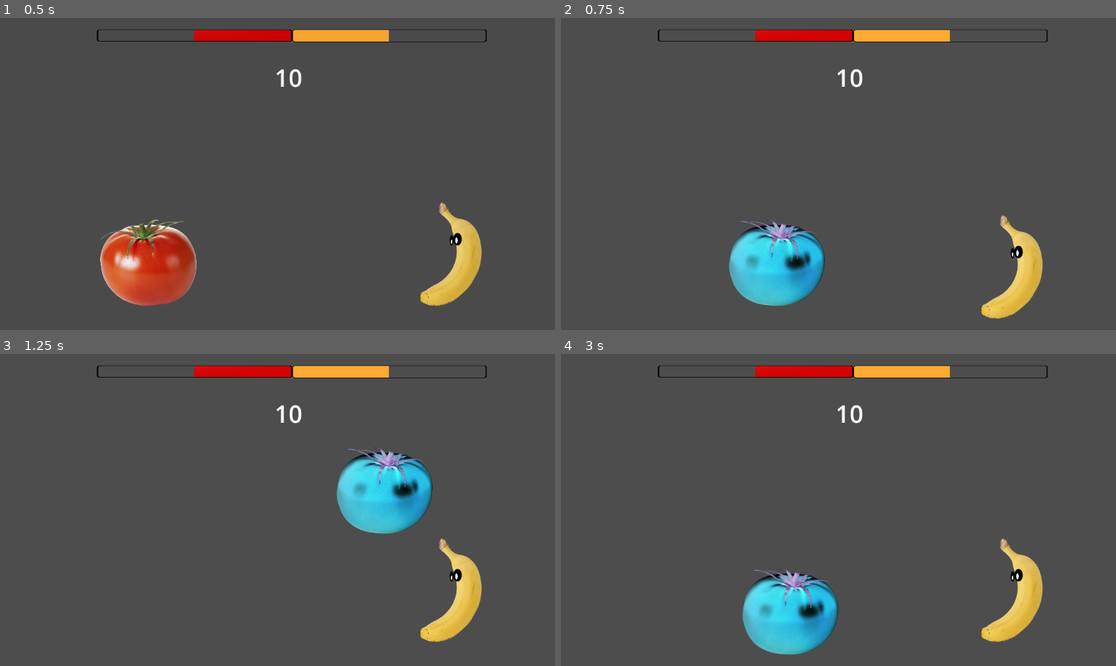
Above: before the commit, frames 1-4 (two rows, left to right).
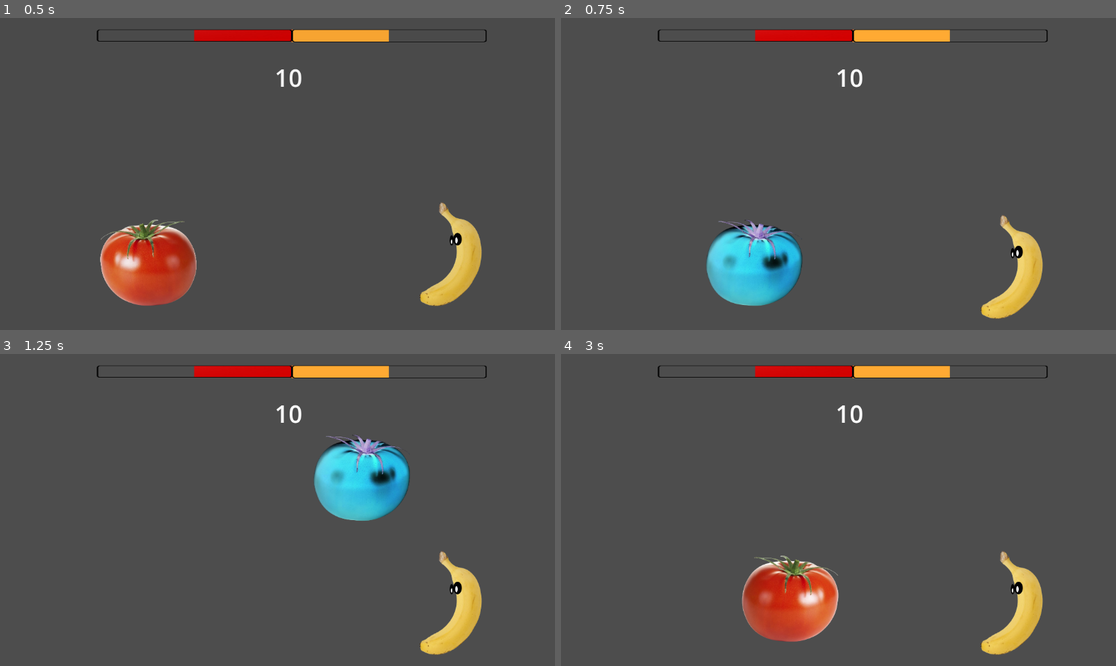
Above: after the commit, the same moments.

Repository: PZerua/ggj24_fruits
Game: Godot game, scene res://scenes/combat.tscn
The game is run twice, just before and just after one commit, with the same random seed, the same clock (stepped at 60 frames per second) and the same inputs.
Inputs:
- Up to frame 1 (0.5 s): no input
- Up to frame 2 (0.75 s): hold D (MOVE_RIGHT_1) from 0.53 s (still down); tap S (BLOCK_1) at 0.6 s
- Up to frame 3 (1.25 s): keep holding D (MOVE_RIGHT_1); tap W (JUMP_1) at 0.77, 1.07 s; tap Down (BLOCK_2) at 0.8 s
- Up to frame 4 (3 s): tap Down (BLOCK_2) at 1.35 s; tap W (JUMP_1) at 1.52, 1.82 s; tap V (KICK_1) at 1.55, 2.1 s; release D (MOVE_RIGHT_1) at 2.03 s; hold A (MOVE_LEFT_1) 2.03-2.78 s; tap P (KICK_2) at 2.3, 2.85 s; hold D (MOVE_RIGHT_1) from 2.78 s (still down)

Frame 1 is identical in both runs. In frame 2, 3.9% of the frame differs, in the area x 26-48%, y 64-93%; in frame 3, 5.9%; in frame 4, 6.0%, in the area x 32-87%, y 59-97%.

Commit message:
some minor changes, add block frames

Diff:
--- a/assets/fruits/banana/banana.gd
+++ b/assets/fruits/banana/banana.gd
@@ -1,13 +1,10 @@
 extends "res://assets/fruits/controller.gd"
 
 func _process(delta):
-
 	update_animation($AnimatedSprite2D, "", "")
 
 func _physics_process(delta):
-
 	process_movement(delta, "JUMP_2", ["MOVE_LEFT_2", "MOVE_RIGHT_2"])
 
 func _input(event):
-
-	process_moves(["PUNCH_1", "KICK_1", "BLOCK_1"])
+	process_moves(["PUNCH_2", "KICK_2", "BLOCK_2"])
--- a/assets/fruits/banana/banana_frames.tres
+++ b/assets/fruits/banana/banana_frames.tres
@@ -1,5 +1,6 @@
-[gd_resource type="SpriteFrames" load_steps=5 format=3 uid="uid://dvr4l04dh5hip"]
+[gd_resource type="SpriteFrames" load_steps=6 format=3 uid="uid://dvr4l04dh5hip"]
 
+[ext_resource type="Texture2D" uid="uid://cww5idu0f85y3" path="res://assets/fruits/banana/banana_block_0.png" id="1_2hnj0"]
 [ext_resource type="Texture2D" uid="uid://cywab0ua0k3gx" path="res://assets/fruits/banana/banana_idle_0.png" id="1_h1476"]
 [ext_resource type="Texture2D" uid="uid://c5gmckncomcsi" path="res://assets/fruits/banana/banana_idle_1.png" id="2_hk552"]
 [ext_resource type="Texture2D" uid="uid://lm60g1dewl3p" path="res://assets/fruits/banana/banana_walk_0.png" id="3_3affm"]
@@ -7,6 +8,14 @@
 
 [resource]
 animations = [{
+"frames": [{
+"duration": 1.0,
+"texture": ExtResource("1_2hnj0")
+}],
+"loop": true,
+"name": &"block",
+"speed": 5.0
+}, {
 "frames": [{
 "duration": 1.0,
 "texture": ExtResource("1_h1476")
--- a/assets/fruits/controller.gd
+++ b/assets/fruits/controller.gd
@@ -8,8 +8,6 @@
 
 const SPEED = 700.0
 const JUMP_VELOCITY = -1200.0
-
-var enable_movement : bool = true
 
 var gravity = 3 * ProjectSettings.get_setting("physics/2d/default_gravity")
 
@@ -54,12 +52,6 @@
 		is_blocking = false
 		recover_block_timer = TIME_RECOVER_BLOCK
 
-	# THIS SIMULATED THE 'ON HIT' METHOD
-	#if Input.is_action_just_pressed("KICK_1"):
-		#process_hit("BANANA")
-	#if Input.is_action_just_pressed("KICK_2"):
-		#process_hit("TOMATO")
-
 	# PUNCH
 
 	if Input.is_action_pressed(punch_button):
@@ -72,7 +64,7 @@
 
 func process_movement(delta, jump_button, move_buttons):
 
-	if not enable_movement:
+	if is_blocking:
 		return
 
 	# Add the gravity.
@@ -93,18 +85,24 @@
 
 	move_and_slide()
 
-func process_hit(damage):
+func process_hit(body, damage):
 
-	if is_blocking:
-		available_hit_blocks -= 1
-		available_hit_blocks = max(available_hit_blocks, 0)
-		print("block used... (", available_hit_blocks, ")")
+	if not body.is_in_group("Fruit"):
+		return
 
-	life_points -= damage
+	if body.is_blocking:
+		body.available_hit_blocks -= 1
+		body.available_hit_blocks = max(body.available_hit_blocks, 0)
+		print("block used... (", body.available_hit_blocks, ")")
+	else:
+		body.life_points -= damage
+		life_points += damage
 
 func update_animation(animated_sprite, idle_anim, walk_anim):
 
-	if abs(velocity.x) > 0.0:
+	if is_blocking:
+		animated_sprite.play("block")
+	elif abs(velocity.x) > 0.0:
 		animated_sprite.play("walk")
 	else:
 		animated_sprite.play("idle")
--- a/assets/fruits/tomato/tomato.gd
+++ b/assets/fruits/tomato/tomato.gd
@@ -1,26 +1,16 @@
 extends "res://assets/fruits/controller.gd"
 
 func _process(delta):
-
 	if Input.is_action_just_pressed("PUNCH_1"):
 		%PunchAnimation.play("Punch")
 
 	update_animation($AnimatedSprite2D, "", "")
 
 func _physics_process(delta):
-
 	process_movement(delta, "JUMP_1", ["MOVE_LEFT_1", "MOVE_RIGHT_1"])
 
 func _input(event):
-
 	process_moves(["PUNCH_1", "KICK_1", "BLOCK_1"])
 
-
-func apply_hit(body, damage):
-	if body.is_in_group("Fruit"):
-		body.process_hit(damage)
-
-	life_points += damage
-
 func _on_punch_trigger_body_entered(body):
-	apply_hit(body, 10)
+	process_hit(body, 10)
--- a/assets/fruits/tomato/tomato_frames.tres
+++ b/assets/fruits/tomato/tomato_frames.tres
@@ -1,5 +1,6 @@
-[gd_resource type="SpriteFrames" load_steps=5 format=3 uid="uid://bqcfvqs1b1mms"]
+[gd_resource type="SpriteFrames" load_steps=6 format=3 uid="uid://bqcfvqs1b1mms"]
 
+[ext_resource type="Texture2D" uid="uid://d13c05hcxb8nk" path="res://assets/fruits/tomato/tomato_block_0.png" id="1_2p3sq"]
 [ext_resource type="Texture2D" uid="uid://c4hcwm53ljwn8" path="res://assets/fruits/tomato/tomato_idle_0.png" id="1_f23yb"]
 [ext_resource type="Texture2D" uid="uid://c1sfinvbvvbaq" path="res://assets/fruits/tomato/tomato_idle_1.png" id="2_ovs3b"]
 [ext_resource type="Texture2D" uid="uid://brxn3f8wepq7v" path="res://assets/fruits/tomato/tomato_walk_0.png" id="3_or3p7"]
@@ -7,6 +8,14 @@
 
 [resource]
 animations = [{
+"frames": [{
+"duration": 1.0,
+"texture": ExtResource("1_2p3sq")
+}],
+"loop": true,
+"name": &"block",
+"speed": 5.0
+}, {
 "frames": [{
 "duration": 1.0,
 "texture": ExtResource("1_f23yb")
Not shown: 1 places in assets/fruits/banana/banana.tscn that only renumber resources
Binary file added: assets/fruits/banana/banana_block_0.png
Not shown, added: assets/fruits/banana/banana_block_0.png.import
Not shown: 1 places in assets/fruits/tomato/tomato.tscn that only renumber resources
Binary file added: assets/fruits/tomato/tomato_block_0.png
Not shown, added: assets/fruits/tomato/tomato_block_0.png.import
